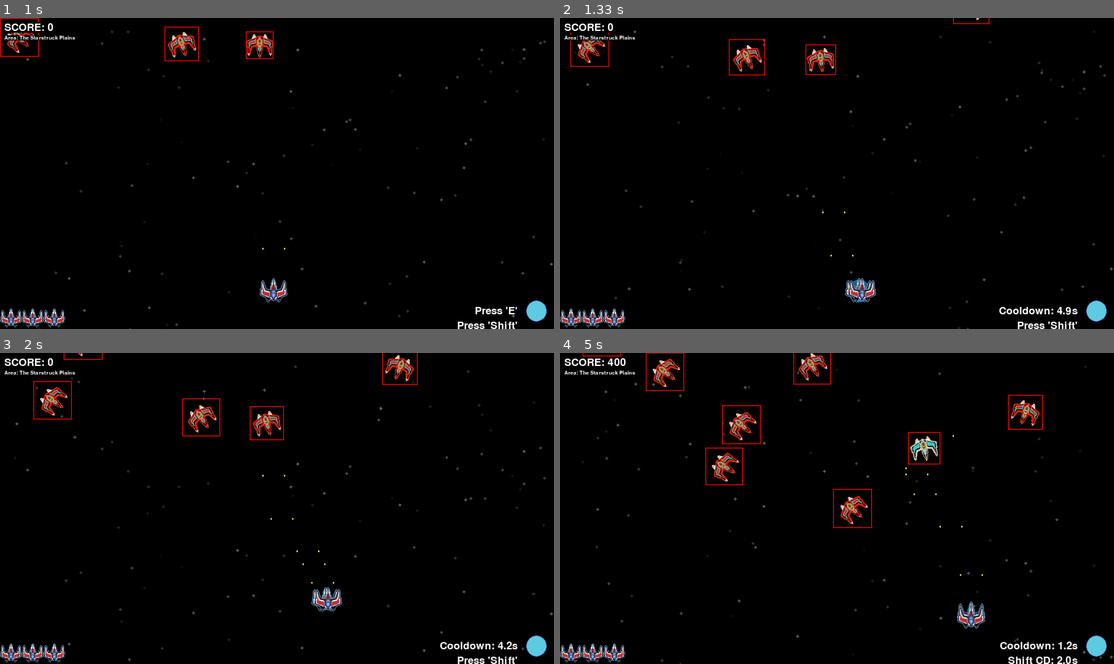
Above: before the commit, frames 1-4 (two rows, left to right).
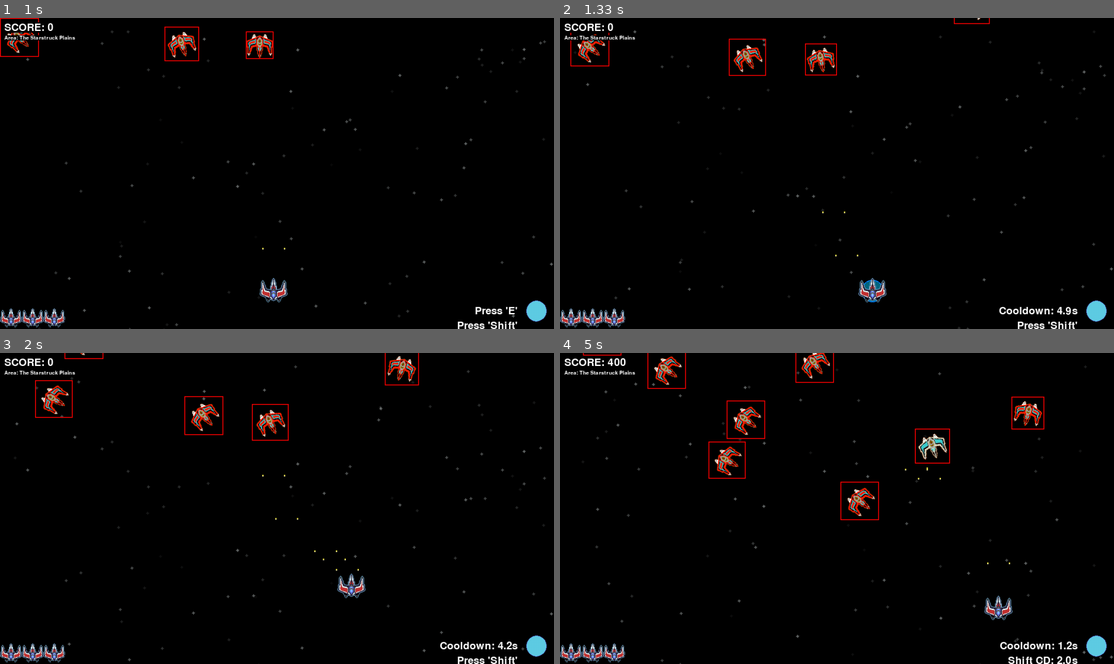
Above: after the commit, the same moments.

Repository: woelffer/gamedemo
Game: pygame game, started from pygamedemo.py
Two runs of this game, one before a commit and one after it. Both use one fixed random seed, a clock stepped at 60 frames per second and the inputs below.
Inputs:
- Up to frame 1 (1 s): tap Enter at 0.33 s; tap Space at 0.67 s
- Up to frame 2 (1.33 s): hold D from 1 s (still down); tap Space at 1.07 s; tap E at 1.15 s
- Up to frame 3 (2 s): tap Space at 1.37, 1.57, 1.9 s; release D at 1.47 s; hold W 1.5-1.8 s; hold D from 1.83 s (still down); tap Shift at 1.98 s
- Up to frame 4 (5 s): tap Space at 2.2, 2.4, 2.7, 2.97, 3.3, 3.6, 3.73, 4.13, 4.43, 4.8 s; release D at 2.3 s; hold A 2.33-2.87 s; tap E at 2.48, 3.82 s; hold S 2.9-3.2 s; hold A 3.23-3.63 s; tap Shift at 3.38, 4.88 s; hold W 3.67-4.03 s; hold D 4.07-4.7 s; hold S from 4.73 s (still down)

Frame 1 is identical in both runs. In frame 2, 1.3% of the frame differs, in the area x 1-78%, y 0-92%; in frame 3, 2.6%; in frame 4, 4.2%, in the area x 4-88%, y 0-89%.

Commit message:
Removed a player screen draw as it was creating a blurr affect

Diff:
--- a/Player.py
+++ b/Player.py
@@ -5,10 +5,10 @@
 
 class Player:
     def __init__(self):
-        self.player_img = pygame.image.load("assets/Spaceship.png")
+        self.player_img = pygame.image.load("assets/Spaceship.png").convert_alpha()
         self.original_img = self.player_img.copy()
         self.pos_x, self.pos_y = 600, 600
-        self.vel_x, self.vel_y = 400, 400
+        self.vel_x, self.vel_y = 600, 600
         self.lives = 3
         self.circle_radius = 0
         self.circle_max_radius = 64*2   #twice the size of player sprite
@@ -26,9 +26,9 @@
         self.flash_color = (255, 0, 0)  # Red tint for flash effect
 
     def reset(self):
-        self.player_img = pygame.image.load("assets/Spaceship.png")
+        self.player_img = pygame.image.load("assets/Spaceship.png").convert_alpha()
         self.pos_x, self.pos_y = 600, 600
-        self.vel_x, self.vel_y = 400, 400
+        self.vel_x, self.vel_y = 600, 600
         self.lives = 3
         self.circle_radius = 0
         self.circle_active = False
--- a/pygamedemo.py
+++ b/pygamedemo.py
@@ -39,6 +39,10 @@
 #Initialize HUD
 HUD_model = HUD.HUD()
 
+#Screen Dimensions
+screen_width, screen_height = 1280, 720
+pygame.display.set_caption("Aerials")
+screen = pygame.display.set_mode((screen_width, screen_height), pygame.DOUBLEBUF | pygame.HWSURFACE)
 
 #Initialize Player
 player_model = Player.Player()
@@ -56,13 +60,7 @@
 # Track the time since the last bullet was fired
 time_since_last_shot = 0
 
-#Screen Dimensions
-screen_width, screen_height = 1280, 720
-pygame.display.set_caption("Aerials")
-
-
-
-screen = pygame.display.set_mode((screen_width, screen_height))
+
 clock = pygame.time.Clock()
 running = True
 game_over = False # Flag to track game over state
@@ -253,8 +251,6 @@
         enemy.draw(screen)
         enemy.draw_collision_rect(screen)
 
-
-    screen.blit(player_model.player_img, (player_model.pos_x, player_model.pos_y))
     player_model.update(dt)
 
     lives_model.draw(screen)
